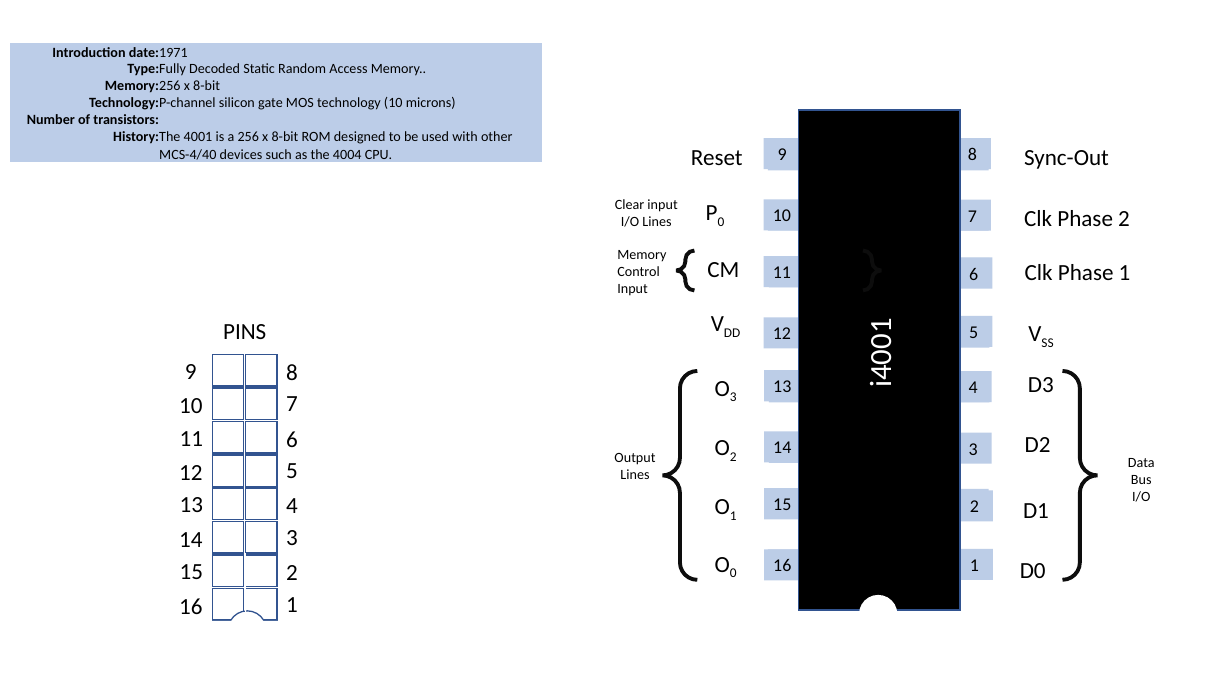
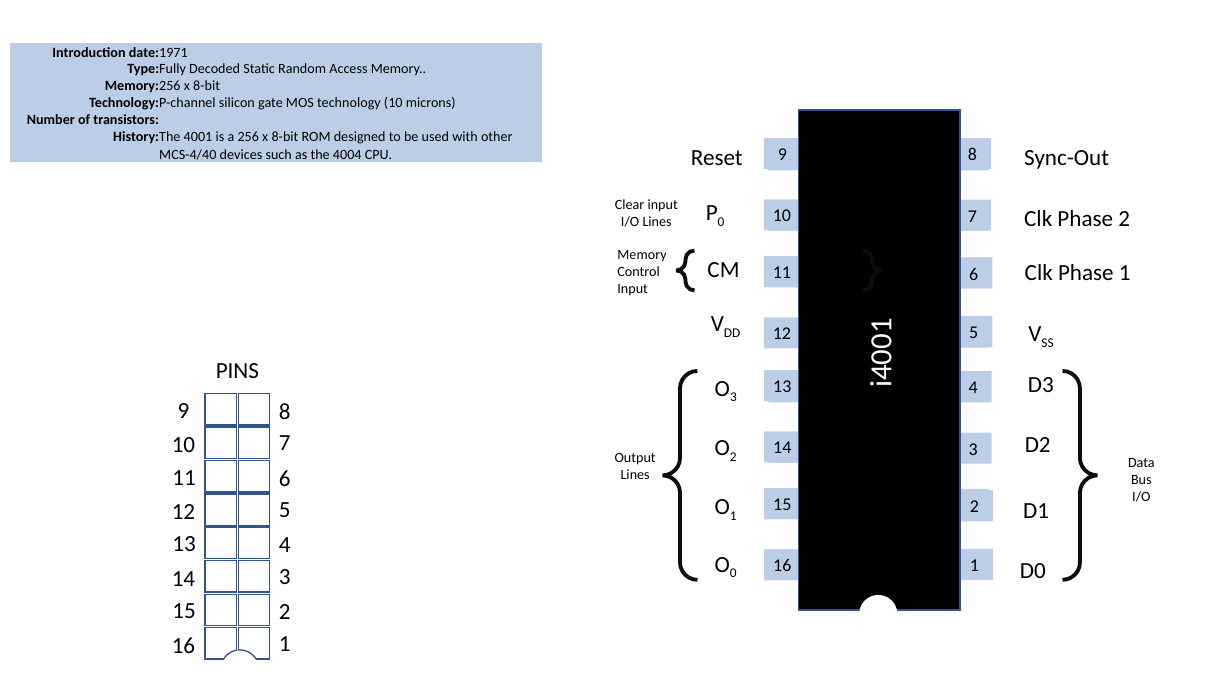
Before and after one commit to alshapton/Pyntel4004, a slide deck: slide 14 of pyntel4004/docs/resources.pptx (slide 13 before the commit). Drawn at 1232x693 pixels with LibreOffice and Linux fonts; fonts in the diff are those of the drawing. Boxes give left, top, right and bottom in pixels: in the first picture for what was removed or moved away, otherwise in the second. Text is boxed around its words. In the diff, an @@ line names an element or a change of style, - is before the commit and + after.

```diff
--- a/pyntel4004/docs/resources.pptx
+++ b/pyntel4004/docs/resources.pptx
@@ text "PINS": place and size @@
-text "PINS" at [223, 324, 266, 339]
+text "PINS" at [216, 363, 259, 378]
@@ 14 rectangles: place and size @@
-14 rectangles at [213, 388, 277, 620]
+14 rectangles at [205, 394, 270, 626]
@@ line moved from (245, 669) - (245, 554) to (238, 693) - (238, 592) @@
@@ rectangle: place and size @@
-rectangle at [213, 355, 244, 386]
+rectangle at [205, 628, 237, 659]
@@ rectangle: place and size @@
-rectangle at [246, 355, 277, 386]
+rectangle at [238, 628, 270, 659]
@@ 16 texts, 1 ellipse: place and size @@
-16 texts, 1 ellipse at [179, 364, 298, 649]
+16 texts, 1 ellipse at [172, 403, 291, 688]
@@ rectangle: place and size @@
-rectangle at [212, 621, 282, 653]
+rectangle at [204, 660, 274, 691]
```
Also in this commit, not shown: 3 other slides changed, 20 other files.
